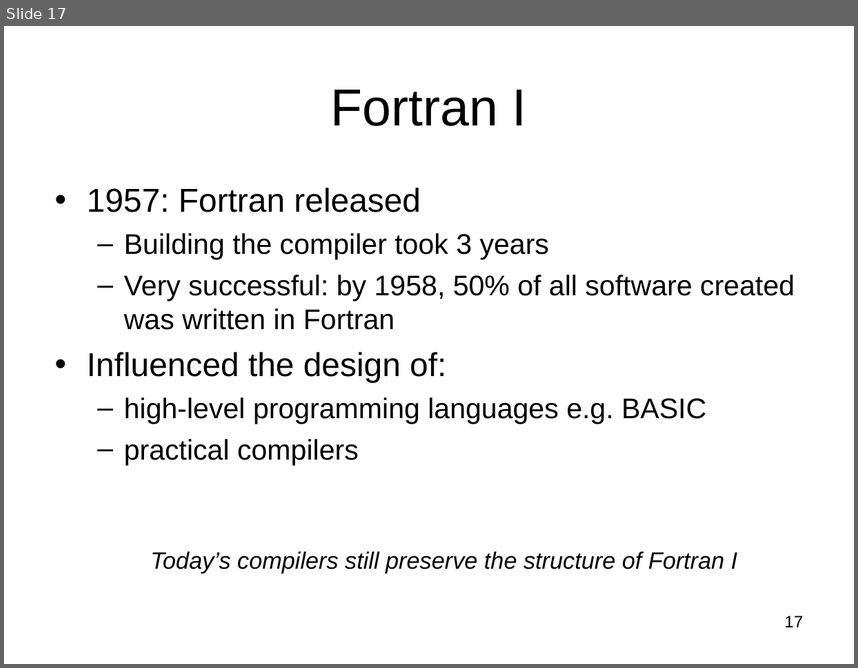
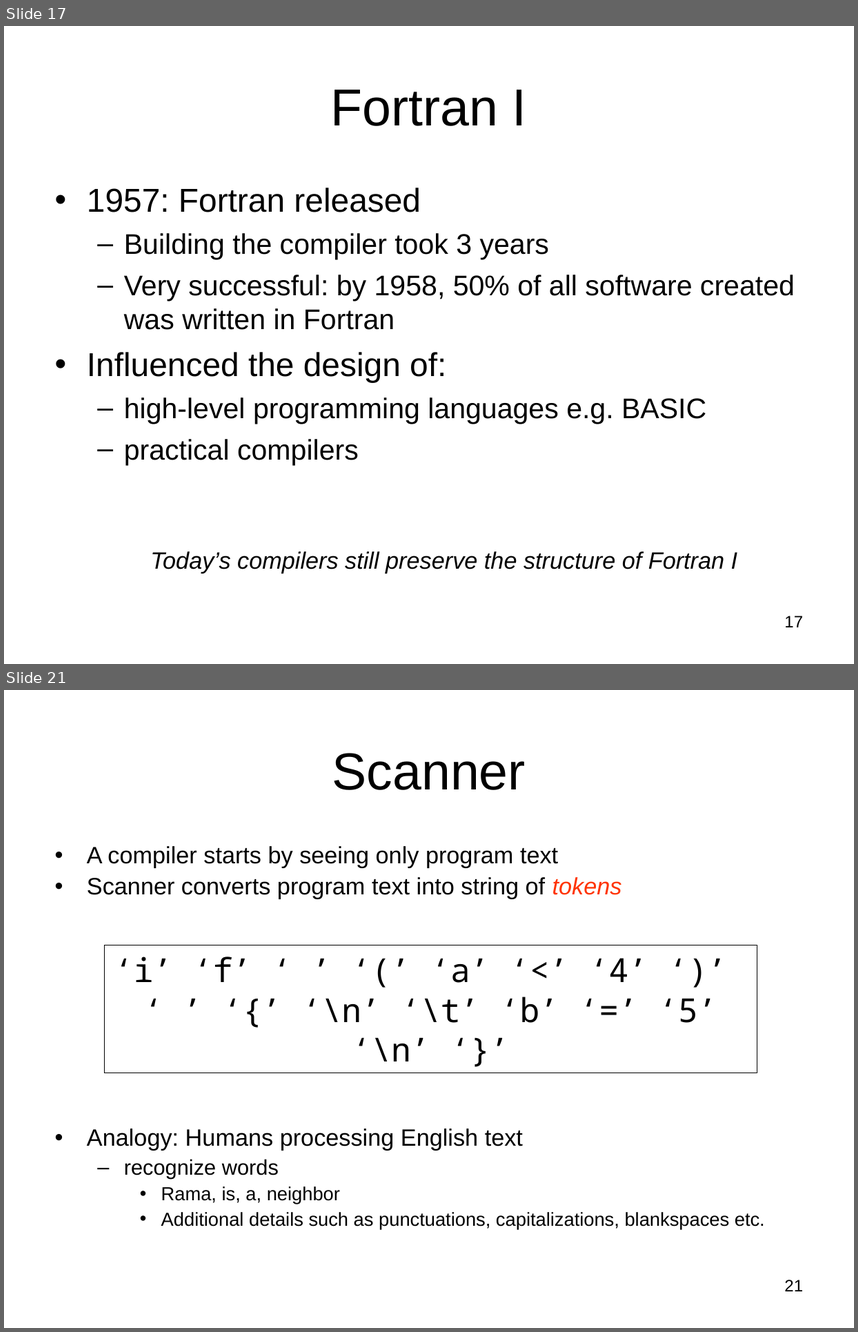
Before and after one commit to Hegden/hegden.github.io, a slide deck: cs406/slides/week1.ppt. Shown one above the other, each under a label of ours: slide 17 before the commit, slides 17 and 21 after it; the slides between them are not shown. The pictures are 858x668 and 858x1332 pixels, drawn with LibreOffice and Linux fonts; fonts in the diff are those of the drawing. Boxes give left, top, right and bottom in pixels: in the first picture for what was removed or moved away, otherwise in the second. Text is boxed around its words. In the diff, an @@ line names an element or a change of style, - is before the commit and + after.

```diff
--- a/cs406/slides/week1.ppt
+++ b/cs406/slides/week1.ppt
@@ slide 21 added at [4, 690, 854, 1328], background #FFFFFF @@
@@ title added at [332, 753, 526, 790], 44 pt, text #000000 @@
+Scanner
@@ text added at [87, 846, 765, 1229], 20 pt, text #000000 @@
+• A compiler starts by seeing only program text
+• Scanner converts program text into string of tokens
+• Analogy: Humans processing English text
+  – recognize words
+    • Rama, is, a, neighbor
+    • Additional details such as punctuations, capitalizations, blankspaces etc.
@@ rectangle added at [104, 945, 757, 1072], outline #000000 0.51 pt, 28 pt, text #000000 @@
+‘i’ ‘f’ ‘ ’ ‘(’ ‘a’ ‘<’ ‘4’ ‘)’
+‘ ’ ‘{’ ‘\n’ ‘\t’ ‘b’ ‘=’ ‘5’
+‘\n’ ‘}’
@@ page number added at [784, 1279, 803, 1291], 14 pt, text #000000 @@
+21
```
Also in this commit, not shown: 1 slide changed, 25 other slides added.
